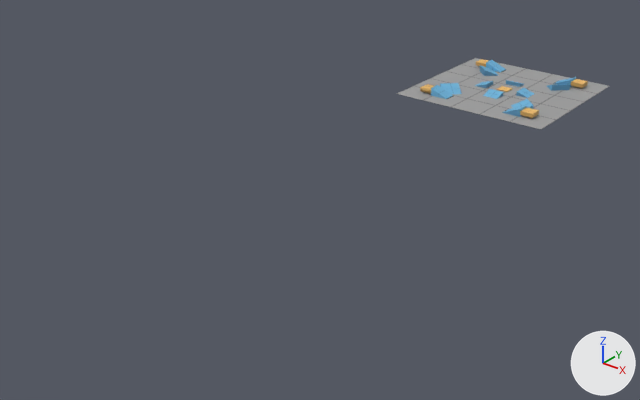
Two versions of the glTF model models/hills.gltf, one commit apart.
One viewpoint serves both versions: a 50 mm camera at (248.0, -500.0, 185.0) aimed at (-13.0, -173.0, -17.0). Lighting does not change. The marker at lower right points along +X, +Y and +Z. Objects named as collision shapes, trigger or cutter boxes, shadow casters or lower levels of detail are left out.

Objects in the first picture: 'Ground'.
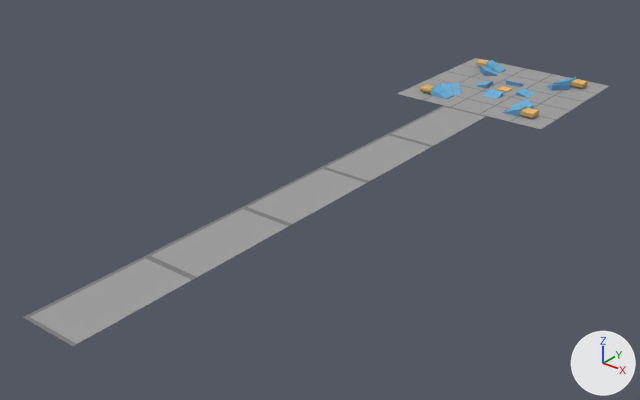
Where the change shows, as pixel boxes (x1, y1, x2, y2) in the pictures (640 x 400 px):
'Ground_Strip', added
    after: (23, 105, 486, 346)

The edits, one by one:
Mesh me_plane_009 is new.
It has 4 vertices, 2 faces and spans x -15.0..15.0, y -150.0..150.0, z 0.0.
It uses material mat_baked_ground (picture img_tex_ground).
Object 'Ground_Strip' (ob_ground_strip) is new; it shows me_plane_009.
Its location is (0.0, -200.0, 0.0).
